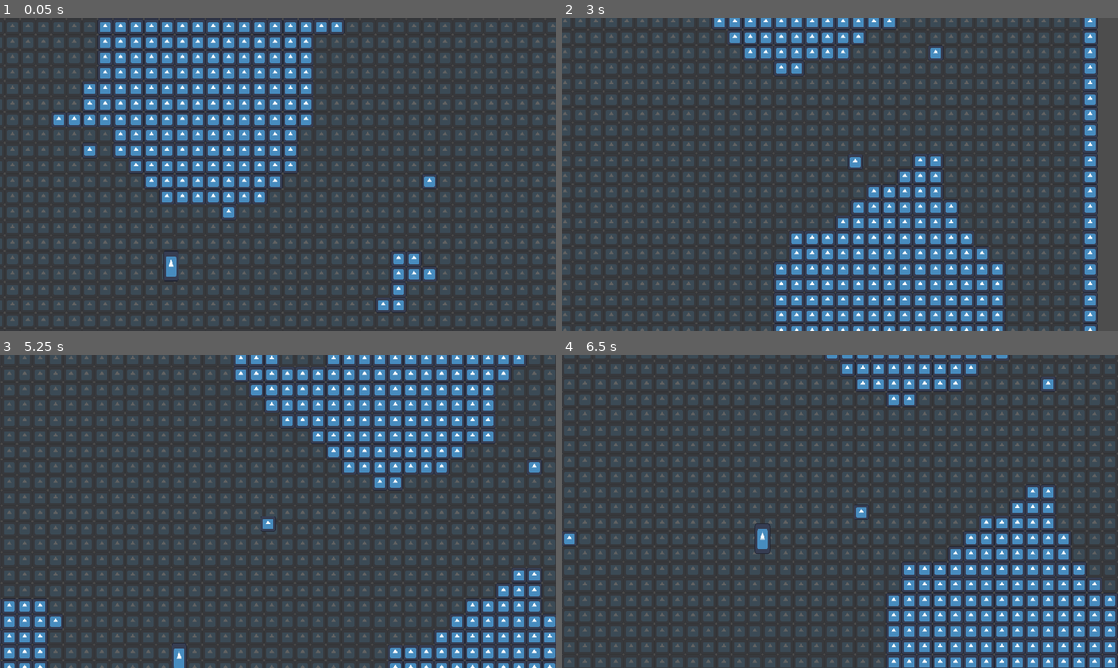
Above: before the commit, frames 1-4 (two rows, left to right).
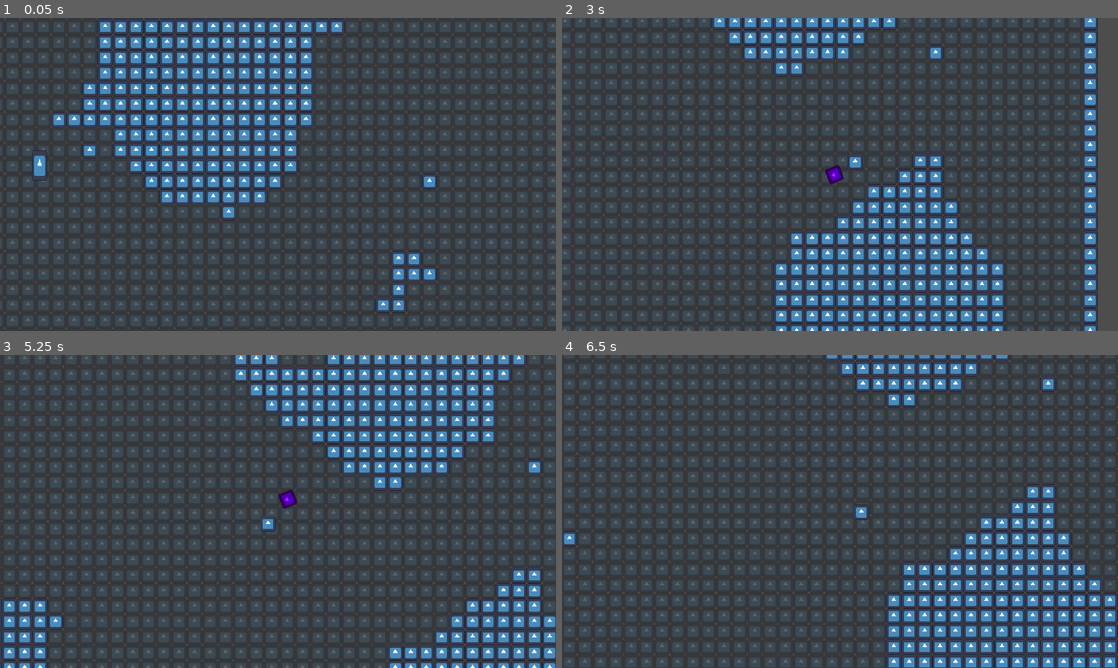
Above: after the commit, the same moments.

Repository: slotling/collateral-damage-gwj71
Game: Godot game, scene res://Scenes/Root/world.tscn
The game is run twice, just before and just after one commit, with the same random seed, the same clock (stepped at 60 frames per second) and the same inputs. The engine's default icon, where the game draws it, is replaced by a stand-in: a white triangle on a blue panel in a dark square.
Inputs (mouse positions are in pixels of both pictures, inside the frame that each line leads up to):
- Up to frame 1 (0.05 s): no input
- Up to frame 2 (3 s): move the mouse to (962, 158) at 0.52 s; hold D (right) 0.53-1.28 s; click (962, 158) at 0.6 s; move the mouse to (728, 190) at 1.27 s; hold S (backward) 1.28-2.03 s; right-click (728, 190) at 1.35 s; move the mouse to (895, 105) at 2.02 s; hold D (right) 2.03-2.78 s; hold Shift (run) 2.03-2.78 s; move the mouse to (812, 237) at 2.77 s; hold W (forward) from 2.78 s (still down); click (812, 237) at 2.85 s
- Up to frame 3 (5.25 s): move the mouse to (444, 558) at 3.52 s; release W (forward) at 3.53 s; hold A (left) 3.53-5.03 s; right-click (444, 558) at 3.6 s; move the mouse to (111, 464) at 4.27 s; tap Shift (run) at 4.35 s; move the mouse to (305, 511) at 5.02 s; hold S (backward) from 5.03 s (still down); click (305, 511) at 5.1 s
- Up to frame 4 (6.5 s): move the mouse to (756, 433) at 5.77 s; release S (backward) at 5.78 s; hold D (right) from 5.78 s (still down); right-click (756, 433) at 5.85 s

The runs differ from the first frame. In frame 1, 0.3% of the frame differs, in the area x 5-33%, y 42-85%; in frame 2, 0.1%; in frame 3, 0.3%; in frame 4, 0.2%.
Error before the commit: Parse Error: Identifier "delta" not declared in the current scope. (res://Scenes/Entities/Projectiles/Bomb.gd:17)

Commit message:
fix bomb cuz ypu dumb

Diff:
--- a/Scenes/Entities/Projectiles/Bomb.gd
+++ b/Scenes/Entities/Projectiles/Bomb.gd
@@ -13,7 +13,7 @@
 	pass # Replace with function body.
 
 # Called every frame. 'delta' is the elapsed time since the previous frame.
-func _physics_process(_delta) -> void:
+func _physics_process(delta) -> void:
 	$UpCurvePath/PathFollow2D.progress += 400 * delta
 	if $UpCurvePath/PathFollow2D.progress_ratio >= 1:
 		detonate()
--- a/Scenes/Root/world.tscn
+++ b/Scenes/Root/world.tscn
@@ -13,6 +13,6 @@
 position = Vector2(4, 1)
 
 [node name="TerminatorEnemy" parent="." instance=ExtResource("3_4ti20")]
-position = Vector2(-72, 32)
+position = Vector2(-344, -176)
 
 [editable path="DemolitionistPlayer"]
